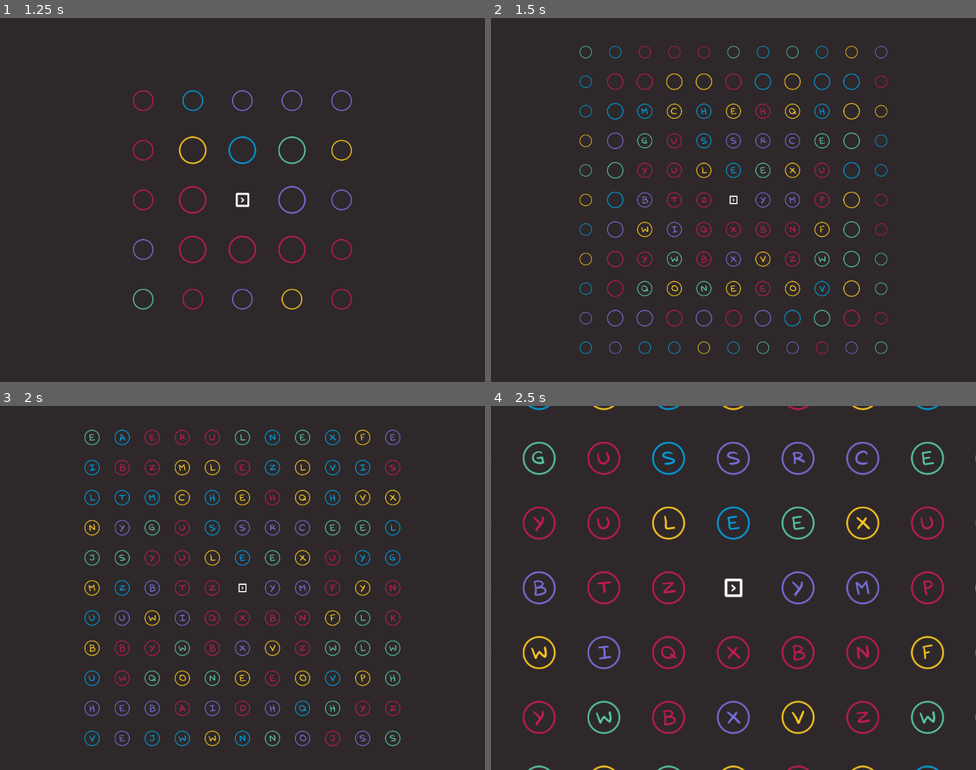
Above: before the commit, frames 1-4 (two rows, left to right).
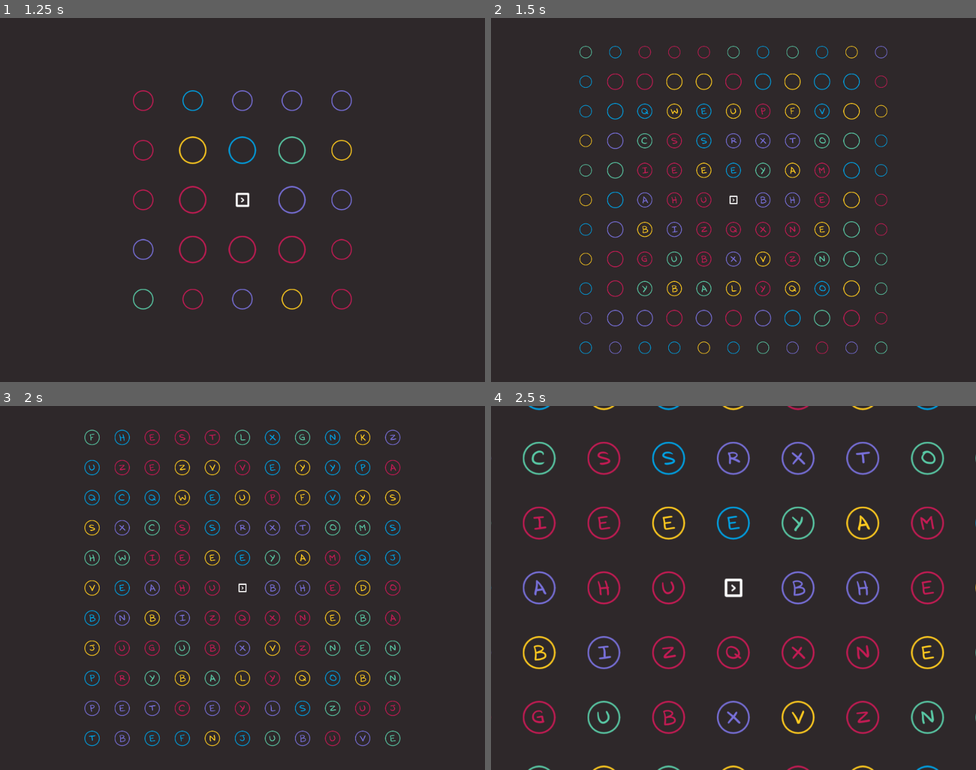
Above: after the commit, the same moments.

Repository: gontzalve/SSLS
Game: Godot game, scene res://scenes/game/main/main.tscn
Two runs of this game, one before a commit and one after it. Both use one fixed random seed, a clock stepped at 60 frames per second and the inputs below.
Inputs (mouse positions are in pixels of both pictures, inside the frame that each line leads up to):
- Up to frame 1 (1.25 s): tap Enter at 0.5 s; move the mouse to (349, 181) at 0.52 s; hold D (move_right) from 0.53 s (still down); click (349, 181) at 0.6 s
- Up to frame 2 (1.5 s): move the mouse to (636, 218) at 1.27 s; release D (move_right) at 1.28 s; hold S (move_down) from 1.28 s (still down); tap Mouse wheel up (zoom_in) at 1.35 s
- Up to frame 3 (2 s): keep holding S (move_down)
- Up to frame 4 (2.5 s): tap Space at 2 s; move the mouse to (782, 507) at 2.02 s; release S (move_down) at 2.03 s; hold D (move_right) from 2.03 s (still down); tap Mouse wheel down (zoom_out) at 2.1 s

Frame 1 is identical in both runs. In frame 2, 0.6% of the frame differs, in the area x 30-70%, y 24-76%; in frame 3, 1.6%, in the area x 18-82%, y 7-93%; in frame 4, 1.6%.

Commit message:
Improve Letter UI creation

Diff:
--- a/data/word_levels/word_levels.tres
+++ b/data/word_levels/word_levels.tres
@@ -4,5 +4,5 @@
 
 [resource]
 script = ExtResource("1_n0jam")
-words = Array[String](["CAT", "HOUSE", "PIDGEON", "SCHOOL", "XANAX", "WYVERN", "DOOHICKEY", "SNOLLYGOSTER", "EXPERGEFACTOR", "WHATCHAMACALLIT"])
+words = Array[String](["WHATCHAMACALLIT", "HOUSE", "PIDGEON", "SCHOOL", "XANAX", "WYVERN", "DOOHICKEY", "SNOLLYGOSTER", "EXPERGEFACTOR", "WHATCHAMACALLIT"])
 durations = Array[float]([10.0, 15.0, 15.0, 20.0, 20.0, 20.0, 30.0, 40.0, 45.0, 60.0])
--- a/scenes/game/letter/letter.gd
+++ b/scenes/game/letter/letter.gd
@@ -1,4 +1,6 @@
 extends CharacterBody2D
+
+signal dead(assigned_char: String)
 
 @export var color_palette_data: Resource
 @export var letter_textures_data: Resource
@@ -104,6 +106,7 @@
 
 func _on_death() -> void:
 	is_dead = true
+	dead.emit(assigned_letter_char)
 	set_process(false)
 	velocity = Vector2.ZERO
 	_disappear()
--- a/scenes/game/levels/level_controller.gd
+++ b/scenes/game/levels/level_controller.gd
@@ -2,6 +2,7 @@
 
 signal level_ring_appeared
 signal level_created
+signal letter_dead(assigned_char: String)
 
 @export var word_levels: Resource
 
@@ -42,3 +43,7 @@
 
 func _on_level_created() -> void:
 	level_created.emit()
+
+
+func on_letter_dead(assigned_char: String) -> void:
+	print(assigned_char)
--- a/scenes/game/levels/level_generator.gd
+++ b/scenes/game/levels/level_generator.gd
@@ -128,6 +128,7 @@
 	var letter_node: Node = letter_scene.instantiate()
 	letter_node.set_initial_pos(spawn_pos)
 	letter_node.hide()
+	letter_node.dead.connect(Callable(get_parent(), "on_letter_dead"))
 	letter_container.add_child(letter_node)
 	return letter_node
 
--- a/scenes/game/player/player.gd
+++ b/scenes/game/player/player.gd
@@ -16,8 +16,8 @@
 const MOVE_DOWN_ACTION: String = "move_down"
 
 const SHOOT_ACTION: String = "shoot"
-const SHOOT_COOLDOWN: float = 0.1
-const SHOOT_INACCURACY: float = 7.5 # in degree angles
+const SHOOT_COOLDOWN: float = 0.08
+const SHOOT_INACCURACY: float = 10 # in degree angles
 
 
 func _ready() -> void:
--- /dev/null
+++ b/scenes/game/ui/letter_ui.tscn
@@ -0,0 +1,11 @@
+[gd_scene load_steps=2 format=3 uid="uid://xddfjim7v1tx"]
+
+[ext_resource type="LabelSettings" uid="uid://daoa6o144ot4u" path="res://themes/label_settings.tres" id="1_pvymt"]
+
+[node name="LetterUILabel" type="Label"]
+offset_right = 48.0
+offset_bottom = 60.0
+text = "C"
+label_settings = ExtResource("1_pvymt")
+horizontal_alignment = 1
+vertical_alignment = 1
--- a/scenes/game/ui/ui_controller.gd
+++ b/scenes/game/ui/ui_controller.gd
@@ -1,6 +1,11 @@
 extends Node2D
 
 signal countdown_ended
+
+@export var letter_ui_scene: PackedScene
+
+const LETTERS_PANEL_HORIZONTAL_PADDING: int = 20
+var letter_ui_node_array: Array[Node] = []
 
 
 func hide_ui() -> void:
@@ -28,10 +33,11 @@
 		_tween_countdown_text()
 		if i == duration_seconds:
 			%CountdownLabel.text = "Go!"
-			await get_tree().create_timer(0.5).timeout
+			AudioController.play_main_sfx(1.5)
 		else:
 			%CountdownLabel.text = "%d" % (duration_seconds - i)
-			await get_tree().create_timer(1).timeout
+			AudioController.play_main_sfx(1.2)
+		await get_tree().create_timer(0.75).timeout
 	%CountdownLabel.visible = false
 	countdown_ended.emit()
 
@@ -44,7 +50,28 @@
 
 func set_level_info(word: String, duration: float) -> void:
 	update_timer(duration)
-	%WordLabel.text = word
+	_clear_letter_ui_nodes()
+	_create_letter_ui_nodes(word)
+
+
+func _clear_letter_ui_nodes() -> void:
+	var letter_count: int = letter_ui_node_array.size()
+	for i in range(letter_count, 0, -1):
+		letter_ui_node_array[i].queue_free()
+	letter_ui_node_array = []
+
+
+func _create_letter_ui_nodes(word: String) -> void:
+	%LettersPanel.visible = false
+	for character in word:
+		var letter_ui_node: Node = letter_ui_scene.instantiate()
+		letter_ui_node.text = character
+		letter_ui_node_array.append(letter_ui_node)
+		%LettersContainer.add_child(letter_ui_node)
+	await get_tree().create_timer(0.1).timeout
+	var panel_width: float = %LettersContainer.size.x + 2 * LETTERS_PANEL_HORIZONTAL_PADDING
+	%LettersPanel.size.x = panel_width
+	%LettersPanel.visible = true
 
 
 func update_timer(time_left: float) -> void:
--- a/scenes/game/ui/ui_controller.tscn
+++ b/scenes/game/ui/ui_controller.tscn
@@ -1,7 +1,8 @@
-[gd_scene load_steps=11 format=3 uid="uid://kfk18ah52c2n"]
+[gd_scene load_steps=10 format=3 uid="uid://kfk18ah52c2n"]
 
 [ext_resource type="Script" path="res://scenes/game/ui/ui_controller.gd" id="1_lhojd"]
 [ext_resource type="FontFile" uid="uid://cgti1yvcveiqx" path="res://fonts/NunitoSans_7pt-Bold.ttf" id="2_k2pdu"]
+[ext_resource type="PackedScene" uid="uid://xddfjim7v1tx" path="res://scenes/game/ui/letter_ui.tscn" id="2_wqq27"]
 [ext_resource type="Theme" uid="uid://7fmata4vfx8n" path="res://themes/theme_ui.tres" id="3_y1n5b"]
 [ext_resource type="StyleBox" uid="uid://de68smf7ix6rq" path="res://themes/theme_rectangle.tres" id="4_t4tny"]
 
@@ -10,30 +11,26 @@
 font_size = 32
 font_color = Color(1, 1, 1, 0.25098)
 
-[sub_resource type="LabelSettings" id="LabelSettings_emwgs"]
-font = ExtResource("2_k2pdu")
-font_size = 32
-font_color = Color(0.772549, 0.105882, 0.329412, 1)
-
 [sub_resource type="LabelSettings" id="LabelSettings_17ee3"]
 font = ExtResource("2_k2pdu")
 font_size = 32
 font_color = Color(1, 1, 1, 0.25098)
-
-[sub_resource type="FontVariation" id="FontVariation_o7678"]
-
-[sub_resource type="LabelSettings" id="LabelSettings_kegsc"]
-font = ExtResource("2_k2pdu")
-font_size = 32
-font_color = Color(0.772549, 0.105882, 0.329412, 1)
 
 [sub_resource type="LabelSettings" id="LabelSettings_hccww"]
 font = ExtResource("2_k2pdu")
 font_size = 32
 font_color = Color(1, 1, 1, 0.0470588)
 
+[sub_resource type="LabelSettings" id="LabelSettings_emwgs"]
+font = ExtResource("2_k2pdu")
+font_size = 32
+font_color = Color(0.772549, 0.105882, 0.329412, 1)
+outline_size = 4
+outline_color = Color(0.180392, 0.156863, 0.164706, 1)
+
 [node name="UIController" type="Node2D"]
 script = ExtResource("1_lhojd")
+letter_ui_scene = ExtResource("2_wqq27")
 
 [node name="BackUI" type="CanvasLayer" parent="."]
 layer = -1
@@ -53,25 +50,6 @@
 grow_vertical = 2
 text = "0:10"
 label_settings = SubResource("LabelSettings_hxk3y")
-horizontal_alignment = 1
-vertical_alignment = 1
-
-[node name="GameOverLabel" type="Label" parent="BackUI"]
-unique_name_in_owner = true
-visible = false
-anchors_preset = 8
-anchor_left = 0.5
-anchor_top = 0.5
-anchor_right = 0.5
-anchor_bottom = 0.5
-offset_left = -60.0
-offset_top = 25.0
-offset_right = 60.0
-offset_bottom = 70.0
-grow_horizontal = 2
-grow_vertical = 2
-text = "Time's up!"
-label_settings = SubResource("LabelSettings_emwgs")
 horizontal_alignment = 1
 vertical_alignment = 1
 
@@ -96,27 +74,24 @@
 
 [node name="FrontUI" type="CanvasLayer" parent="."]
 
-[node name="WordContainer" type="PanelContainer" parent="FrontUI"]
-anchors_preset = 7
+[node name="LettersPanel" type="PanelContainer" parent="FrontUI"]
+unique_name_in_owner = true
+anchors_preset = 5
 anchor_left = 0.5
-anchor_top = 1.0
 anchor_right = 0.5
-anchor_bottom = 1.0
-offset_left = -90.0
-offset_top = -100.0
-offset_right = 90.0
-offset_bottom = -49.0
+offset_left = -56.5
+offset_top = 48.0
+offset_right = 56.5
+offset_bottom = 99.0
 grow_horizontal = 2
-grow_vertical = 0
-theme = ExtResource("3_y1n5b")
 theme_override_styles/panel = ExtResource("4_t4tny")
 
-[node name="WordLabel" type="Label" parent="FrontUI/WordContainer"]
+[node name="LettersContainer" type="HBoxContainer" parent="FrontUI/LettersPanel"]
 unique_name_in_owner = true
 layout_mode = 2
-theme_override_fonts/font = SubResource("FontVariation_o7678")
-label_settings = SubResource("LabelSettings_kegsc")
-horizontal_alignment = 1
+theme = ExtResource("3_y1n5b")
+theme_override_constants/separation = 8
+alignment = 1
 
 [node name="TimerLabelFront" type="Label" parent="FrontUI"]
 unique_name_in_owner = true
@@ -135,3 +110,22 @@
 label_settings = SubResource("LabelSettings_hccww")
 horizontal_alignment = 1
 vertical_alignment = 1
+
+[node name="GameOverLabel" type="Label" parent="FrontUI"]
+unique_name_in_owner = true
+visible = false
+anchors_preset = 8
+anchor_left = 0.5
+anchor_top = 0.5
+anchor_right = 0.5
+anchor_bottom = 0.5
+offset_left = -84.5
+offset_top = 25.0
+offset_right = 84.5
+offset_bottom = 70.0
+grow_horizontal = 2
+grow_vertical = 2
+text = "Time's up!"
+label_settings = SubResource("LabelSettings_emwgs")
+horizontal_alignment = 1
+vertical_alignment = 1
--- a/scenes/splash/splash.tscn
+++ b/scenes/splash/splash.tscn
@@ -9,7 +9,6 @@
 [ext_resource type="Texture2D" uid="uid://bhoreoenmix4a" path="res://graphics/splash/godot_name_d.png" id="4_we2bt"]
 [ext_resource type="Texture2D" uid="uid://cha25lr8u0s3o" path="res://graphics/splash/godot_name_t.png" id="5_nqwel"]
 [ext_resource type="Resource" uid="uid://cdk1xdepsungo" path="res://data/color_palette/color_palette.tres" id="8_ntdtg"]
-[ext_resource type="AudioStream" uid="uid://bqp56jh80yxre" path="res://sfxs/sfx_splash.wav" id="10_vtf1a"]
 
 [node name="Splash" type="Node2D"]
 script = ExtResource("1_cyh7r")
@@ -49,13 +48,11 @@
 position = Vector2(150, 0)
 texture = ExtResource("5_nqwel")
 
-[node name="Sequencer" type="Node2D" parent="." node_paths=PackedStringArray("godot_logo", "godot_letter_container", "audio_player")]
+[node name="Sequencer" type="Node2D" parent="." node_paths=PackedStringArray("godot_logo", "godot_letter_container")]
 script = ExtResource("1_g6we6")
 godot_logo = NodePath("../Logo")
 godot_letter_container = NodePath("../GodotNameContainer")
 color_palette = ExtResource("8_ntdtg")
-audio_player = NodePath("../AudioStreamPlayer")
-sfx_splash = ExtResource("10_vtf1a")
 
 [node name="Loader" type="Node2D" parent="."]
 
--- /dev/null
+++ b/themes/label_settings.tres
@@ -0,0 +1,9 @@
+[gd_resource type="LabelSettings" load_steps=2 format=3 uid="uid://daoa6o144ot4u"]
+
+[ext_resource type="FontFile" uid="uid://cgti1yvcveiqx" path="res://fonts/NunitoSans_7pt-Bold.ttf" id="1_5jvt1"]
+
+[resource]
+resource_local_to_scene = true
+font = ExtResource("1_5jvt1")
+font_size = 32
+font_color = Color(1, 1, 1, 0.25098)
--- a/themes/theme_ui.tres
+++ b/themes/theme_ui.tres
@@ -1,4 +1,5 @@
 [gd_resource type="Theme" format=3 uid="uid://7fmata4vfx8n"]
 
 [resource]
+HBoxContainer/constants/separation = 4
 Panel/styles/panel = null
Not shown: 1 places in scenes/splash/splash.tscn that only renumber resources
